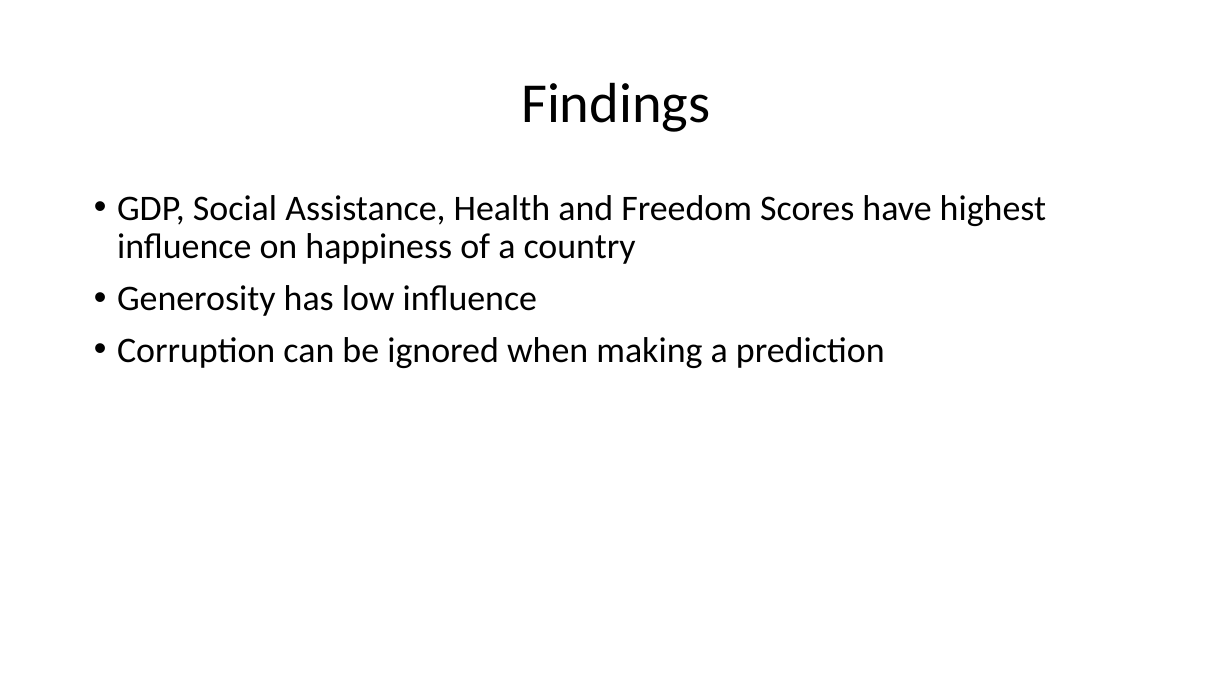
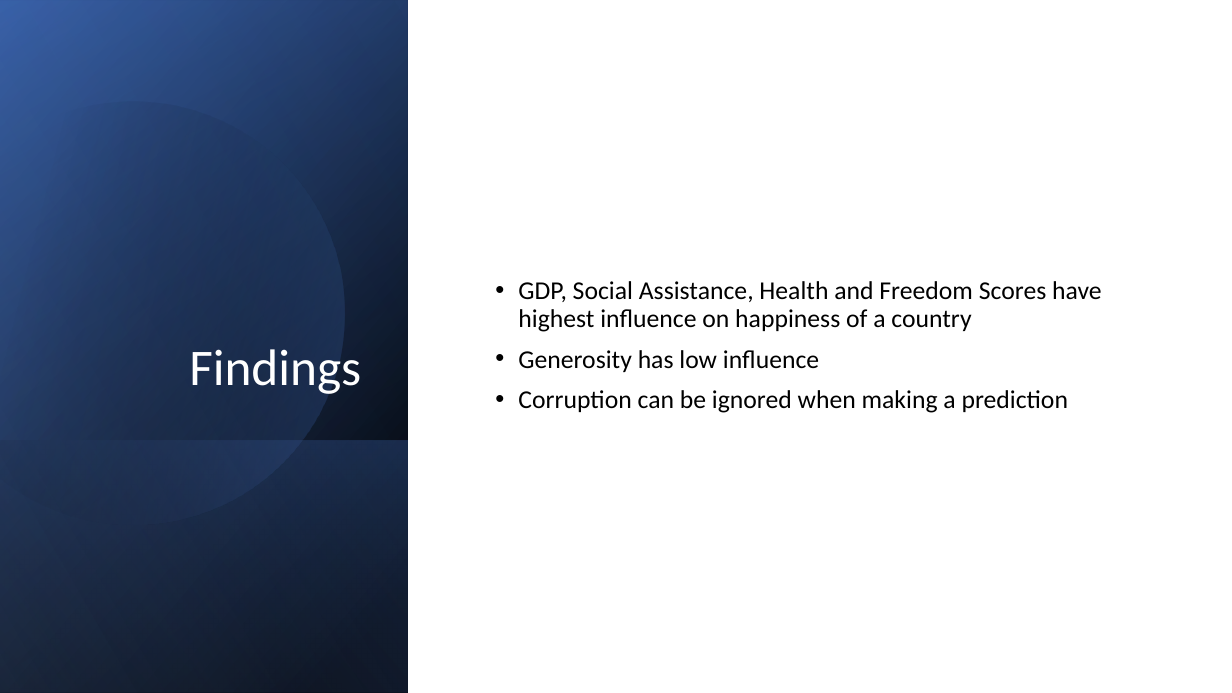
Before and after one commit to Chrybear/Factors-Of-Happiness-In-The-World, a slide deck: slide 27 of CSC 583 Project - Barrett & Bruggemann.pptx. Drawn at 1232x693 pixels with LibreOffice and Linux fonts; fonts in the diff are those of the drawing. Boxes give left, top, right and bottom in pixels: in the first picture for what was removed or moved away, otherwise in the second. Text is boxed around its words. In the diff, an @@ line names an element or a change of style, - is before the commit and + after.

```diff
--- a/CSC 583 Project - Barrett & Bruggemann.pptx
+++ b/CSC 583 Project - Barrett & Bruggemann.pptx
@@ rectangle added at (0,0,1232,693), fill #FFFFFF @@
@@ rectangle added at (0,0,409,693), fill gradient #000000 to #2F5597 @@
@@ rectangle added at (0,1,409,693), fill gradient #000000 to #4472C4 @@
@@ rectangle added at (0,0,409,692), fill gradient #000000 to #8FAADC @@
@@ freeform shape added at (0,52,395,567), fill gradient #000000 to #4472C4 @@
@@ title "Findings": place and size @@
-title "Findings" at (521,82,710,132)
+title "Findings" at (189,349,361,394)
@@ title "Findings" at (189,349,361,394): size 44 to 40 pt, text colour #000000 to #FFFFFF; alignment centre to right; vertical alignment middle to bottom @@
@@ text "GDP, Social Assistance, Health and ...": place and size @@
-text "GDP, Social Assistance, Health and ..." at (117,195,1046,368)
+text "GDP, Social Assistance, Health and ..." at (518,281,1101,413)
@@ text "GDP, Social Assistance, Health and ..." at (518,281,1101,413): size 28 to 20 pt; vertical alignment top to middle @@
@@ rectangle added at (0,440,409,693), fill gradient #4472C4 to #000000 @@
```
Also in this commit, not shown: 6 other slides changed.
